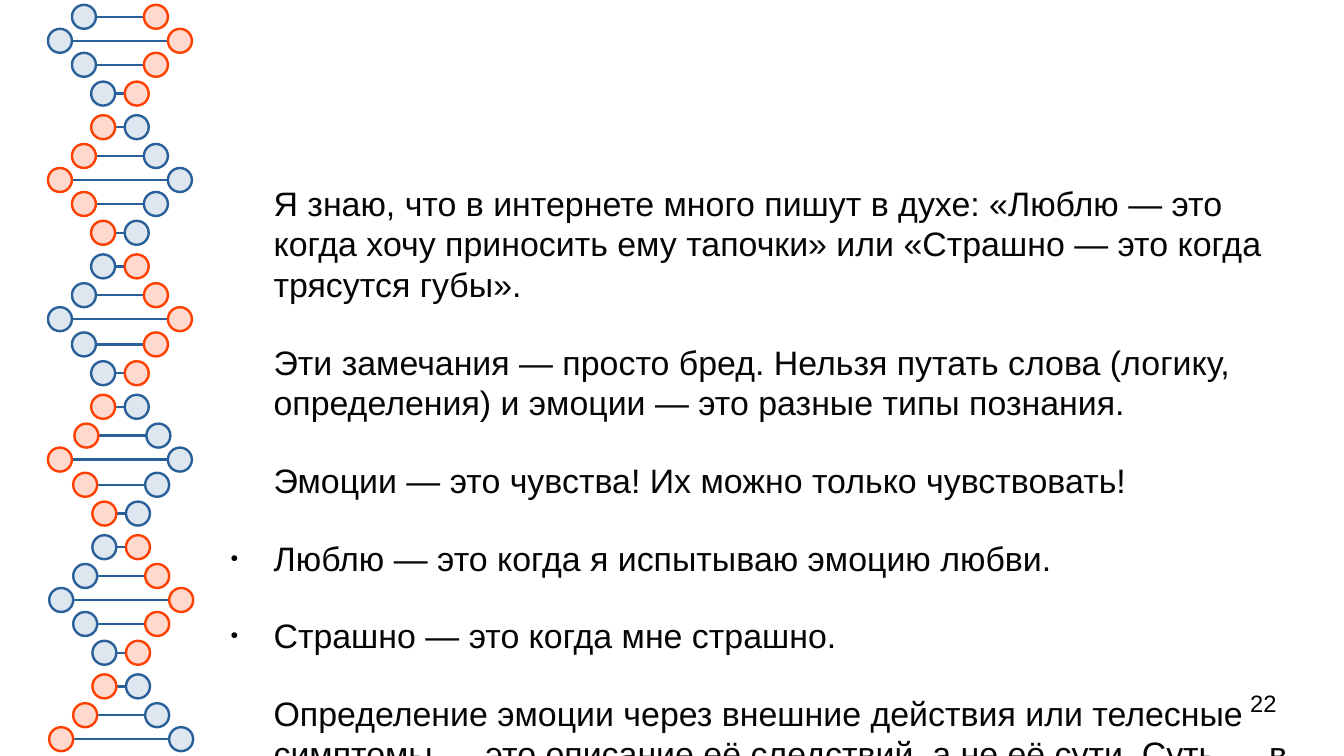
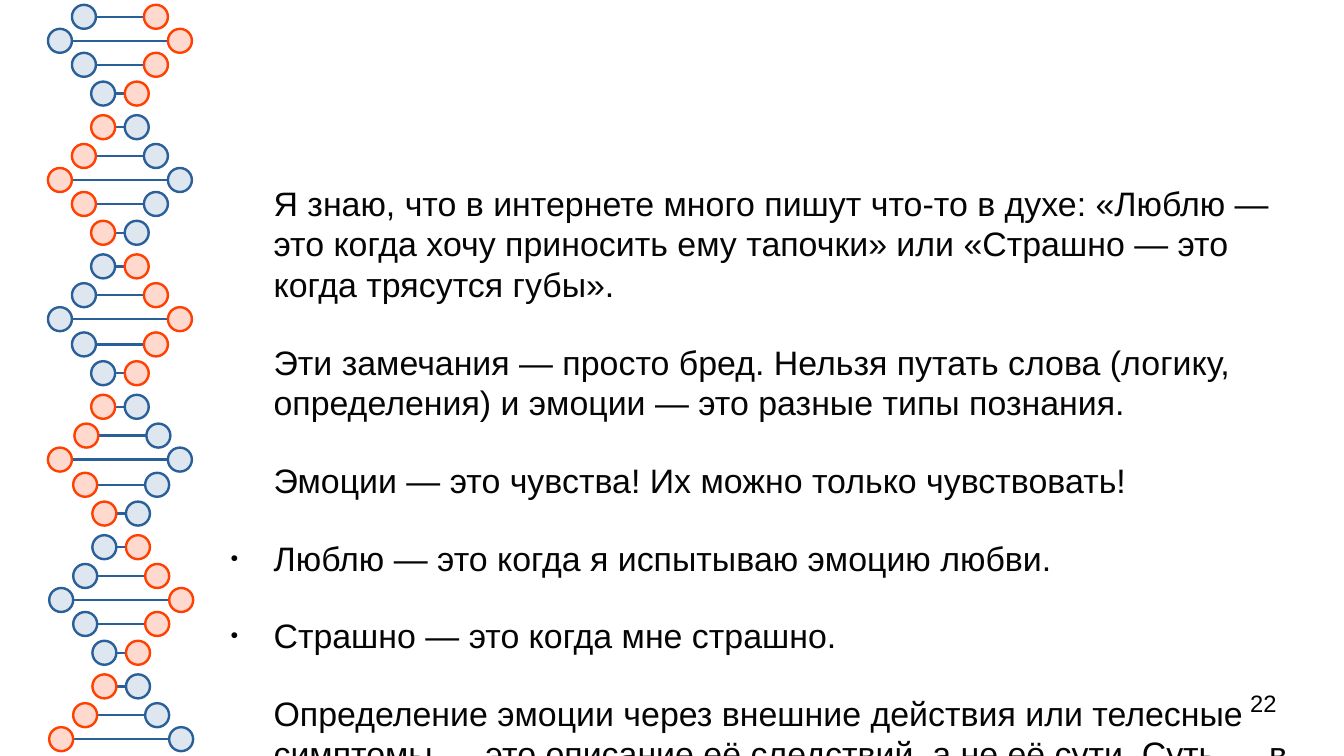
Before and after one commit to Chularev/articles, a slide deck: slide 22 of Psychology/5. Эмоциональный интеллект/Эмоциональный интеллект.odp. Drawn at 1344x756 pixels with LibreOffice and Linux fonts; fonts in the diff are those of the drawing. Boxes give left, top, right and bottom in pixels: in the first picture for what was removed or moved away, otherwise in the second. Text is boxed around its words. In the diff, an @@ line names an element or a change of style, - is before the commit and + after.

Commit message:
tmp

```diff
--- a/Psychology/5. Эмоциональный интеллект/Эмоциональный интеллект.odp
+++ b/Psychology/5. Эмоциональный интеллект/Эмоциональный интеллект.odp
@@ text at [274,191,1229,304]: text changed @@
-Я знаю, что в интернете много пишут в духе: «Люблю — это когда хочу приносить ему тапочки» или «Страшно — это когда трясутся губы».
+Я знаю, что в интернете много пишут что-то в духе: «Люблю — это когда хочу приносить ему тапочки» или «Страшно — это когда трясутся губы».
```
